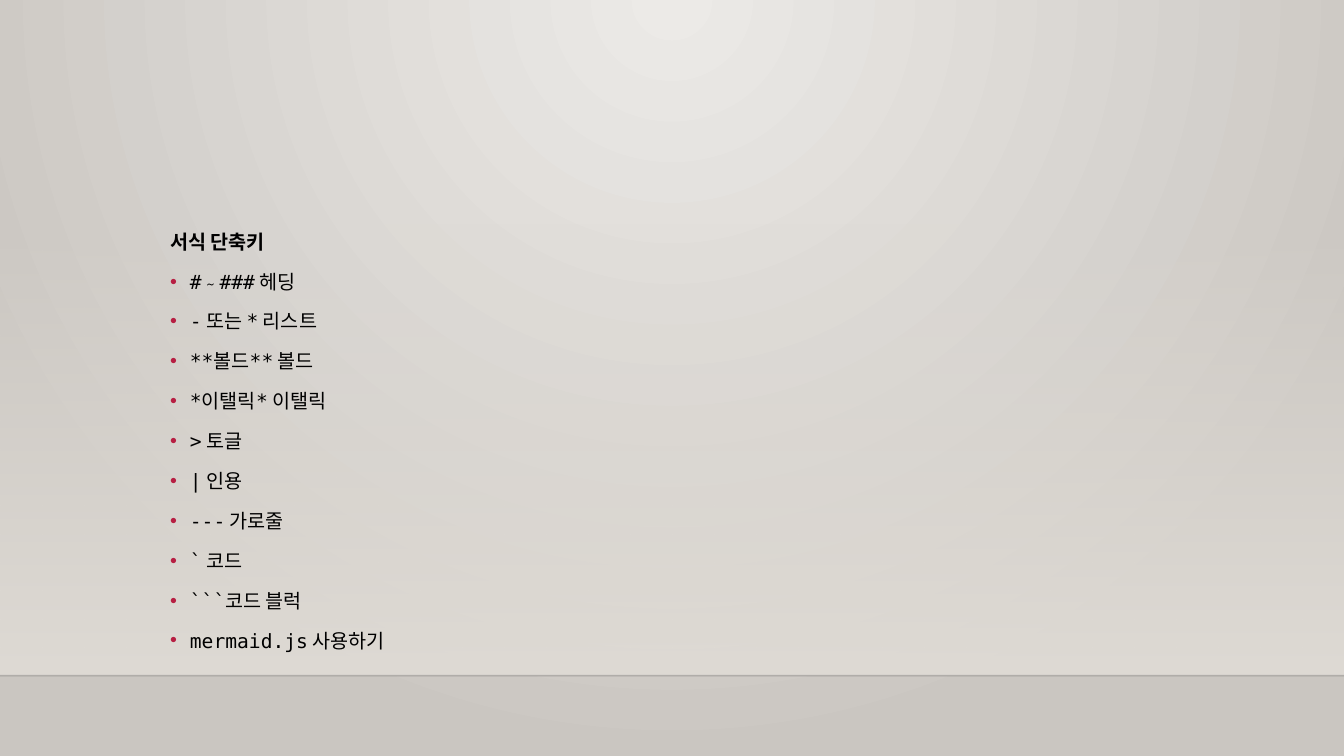
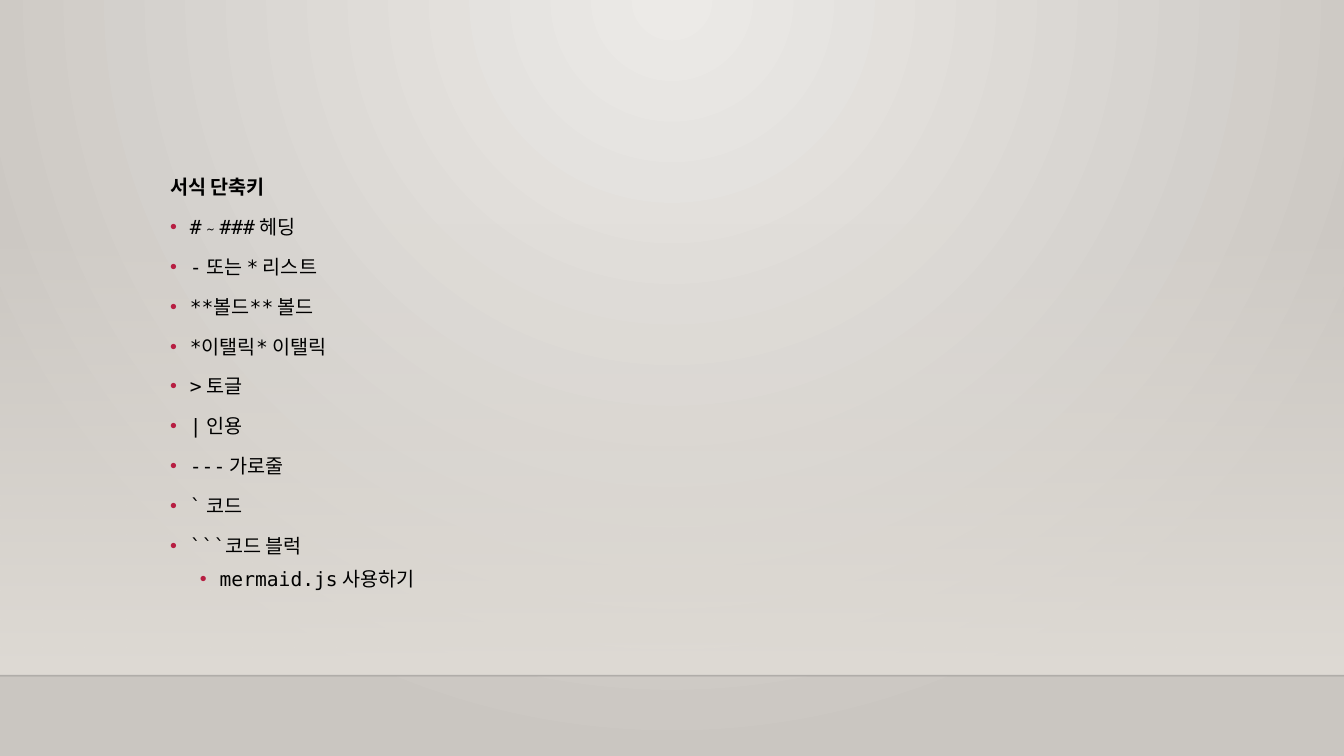
Before and after one commit to m00nlygreat/obsidian-vault, a slide deck: slide 11 of 노코드 엔지니어링/노션으로 랜딩페이지 만들기.pptx (slide 7 before the commit). Drawn at 1344x756 pixels with LibreOffice and Linux fonts; fonts in the diff are those of the drawing; background and template pictures are left out. Boxes give left, top, right and bottom in pixels: in the first picture for what was removed or moved away, otherwise in the second. Text is boxed around its words. In the diff, an @@ line names an element or a change of style, - is before the commit and + after.

Commit message:
백업 완료: 2023-11-25 04:05:16
Affected files:
.obsidian/workspace.json
노코드 엔지니어링/노션으로 랜딩페이지 만들기.md
노코드 엔지니어링/노션으로 랜딩페이지 만들기.pptx
노코드 엔지니어링/노코드 개론.pptx

```diff
--- a/노코드 엔지니어링/노션으로 랜딩페이지 만들기.pptx
+++ b/노코드 엔지니어링/노션으로 랜딩페이지 만들기.pptx
@@ text "서식 단축키": place and size @@
-text "서식 단축키" at (170,232,385,652)
+text "서식 단축키" at (170,177,414,590)
@@ text at (220,569,414,590): list level 1 to 2 in "mermaid.js 사용하기" @@
```
Also in this commit, not shown: 6 other slides changed, 17 slides added, 3 slides removed, 3 other files.
